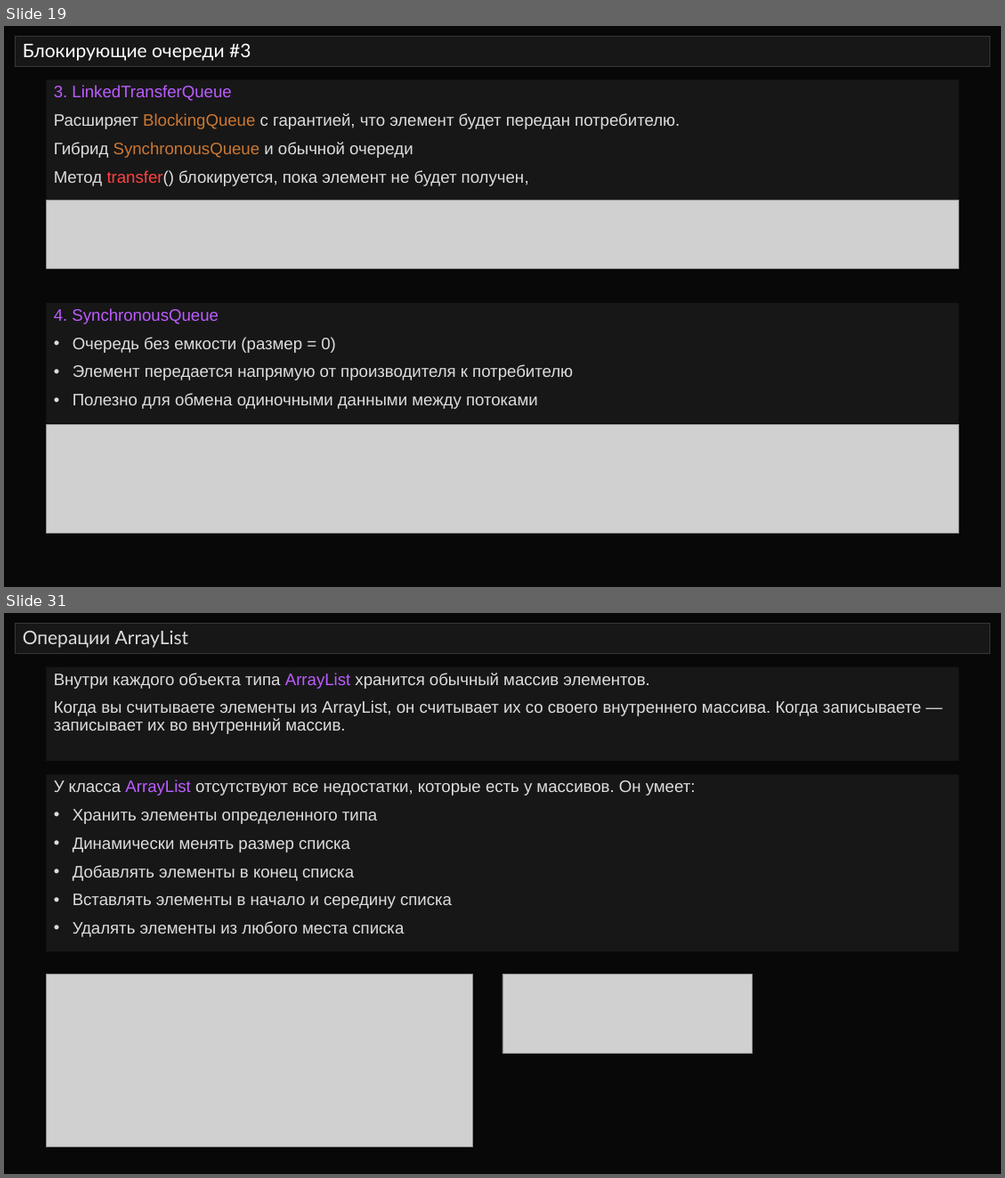
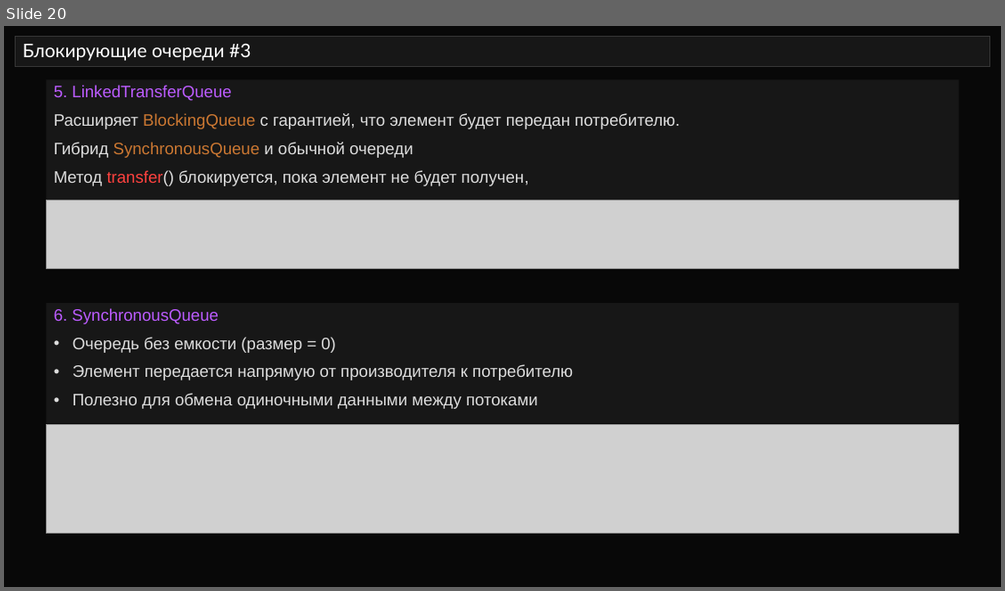
Before and after one commit to semusv/SIB_Concurrent, a slide deck: Concurrent_v1.pptx. Shown one above the other, each under a label of ours: slides 19 and 31 before the commit, slide 20 after it; the slides between them are not shown. The pictures are 1005x1178 and 1005x591 pixels, drawn with LibreOffice and Linux fonts; fonts in the diff are those of the drawing; grey boxes stand for pictures. Boxes give left, top, right and bottom in pixels: in the first picture for what was removed or moved away, otherwise in the second. Text is boxed around its words. In the diff, an @@ line names an element or a change of style, - is before the commit and + after.

Commit message:
очереди + начал синхронизаторы

```diff
--- a/Concurrent_v1.pptx
+++ b/Concurrent_v1.pptx
@@ slide 31 removed at box(4, 613, 1001, 1174), background #080808 @@
@@ title removed at box(16, 624, 990, 653) @@
-Операции ArrayList
@@ text removed at box(46, 666, 958, 761) @@
-Внутри каждого объекта типа ArrayList хранится обычный массив элементов.
-Когда вы считываете элементы из ArrayList, он считывает их со своего внутреннего массива. Когда записываете — записывает их во внутренний массив.
@@ rectangle removed at box(46, 774, 958, 952) @@
-У класса ArrayList отсутствуют все недостатки, которые есть у массивов. Он умеет:
-• Хранить элементы определенного типа
-• Динамически менять размер списка
-• Добавлять элементы в конец списка
-• Вставлять элементы в начало и середину списка
-• Удалять элементы из любого места списка
@@ picture removed at box(46, 973, 472, 1146) @@
@@ picture removed at box(502, 973, 752, 1053) @@
@@ what was slide 19 is now slide 20 @@
@@ slide 20 changed as well @@
@@ text in rectangle at box(54, 85, 231, 101): text changed @@
-3. LinkedTransferQueue
+5. LinkedTransferQueue
@@ text in rectangle at box(54, 308, 218, 324): text changed @@
-4. SynchronousQueue
+6. SynchronousQueue
```
Also in this commit, not shown: 1 other slide changed, 7 slides added, 32 other slides removed, 6 other files.
